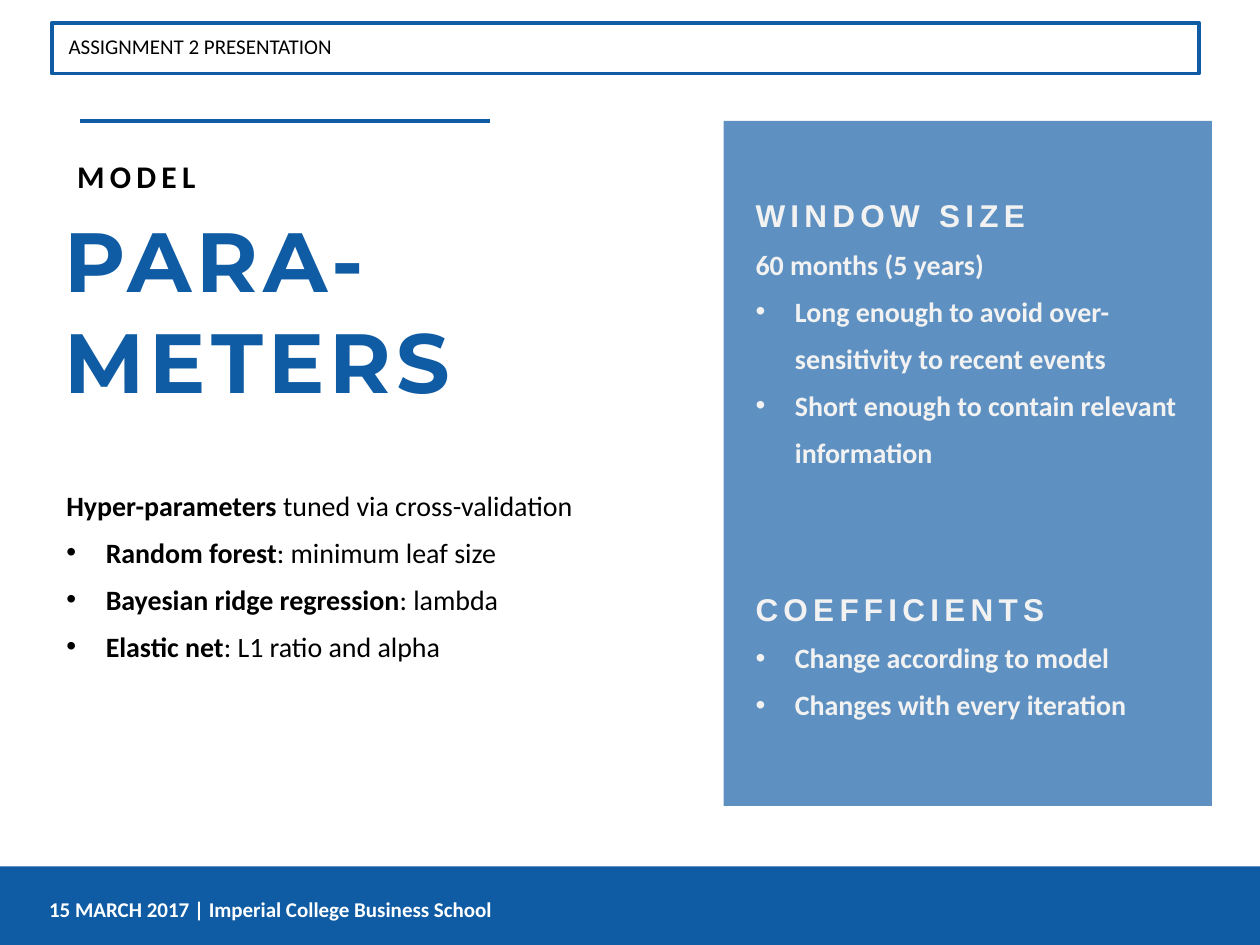
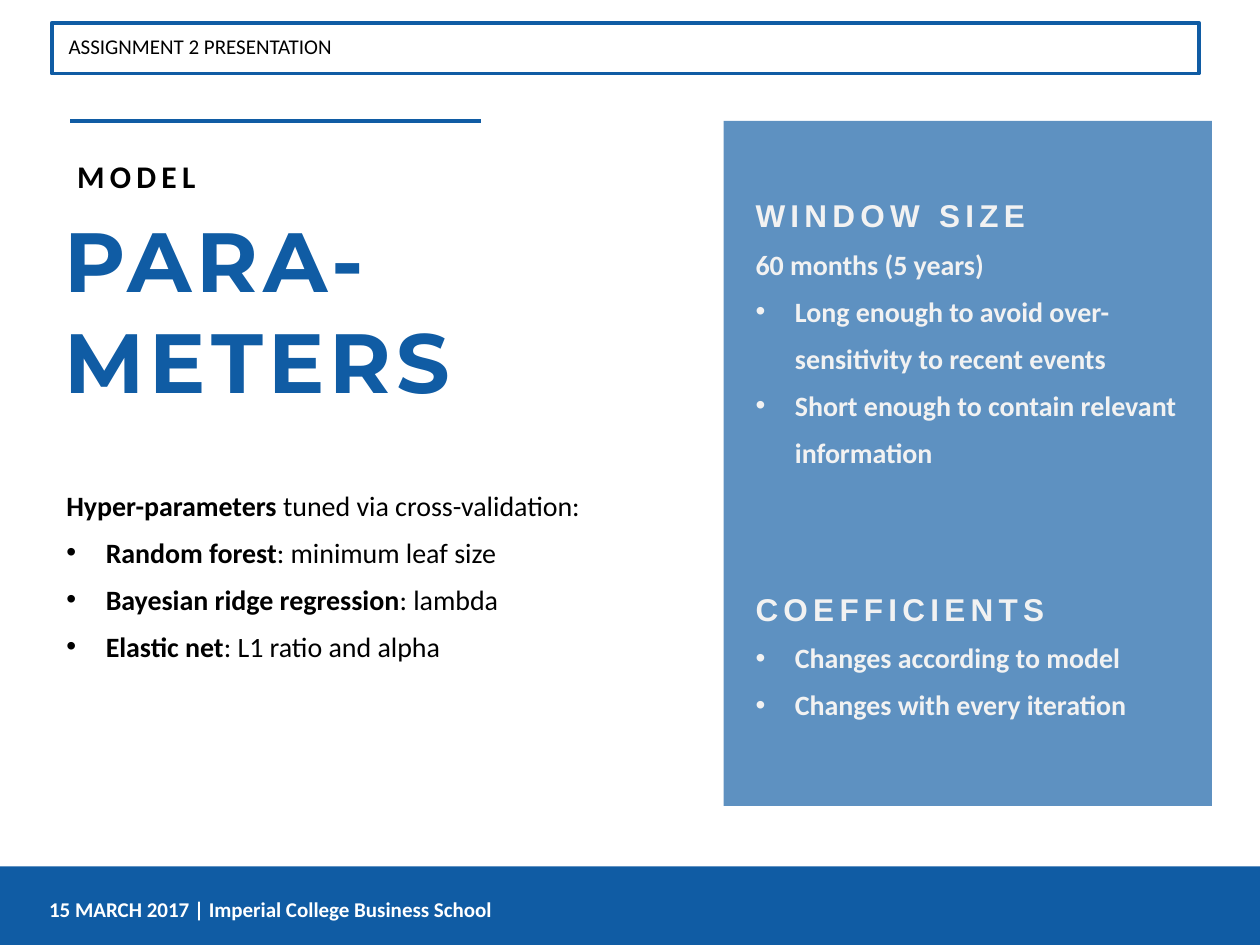
Before and after one commit to siowmeng/bigdatafinance, a slide deck: slide 3 of Presentation.pptx. Drawn at 1260x945 pixels with LibreOffice and Linux fonts; fonts in the diff are those of the drawing. Boxes give left, top, right and bottom in pixels: in the first picture for what was removed or moved away, otherwise in the second. Text is boxed around its words. In the diff, an @@ line names an element or a change of style, - is before the commit and + after.

```diff
--- a/Presentation.pptx
+++ b/Presentation.pptx
@@ line moved from (79, 121) - (490, 121) to (71, 121) - (480, 121) @@
@@ text at [66, 496, 579, 521]: text changed @@
-Hyper-parameters tuned via cross-validation
+Hyper-parameters tuned via cross-validation:
@@ text at [795, 648, 1120, 673]: text changed @@
-• Change according to model
+• Changes according to model
```
Also in this commit, not shown: 8 other slides changed, 1 other file.
